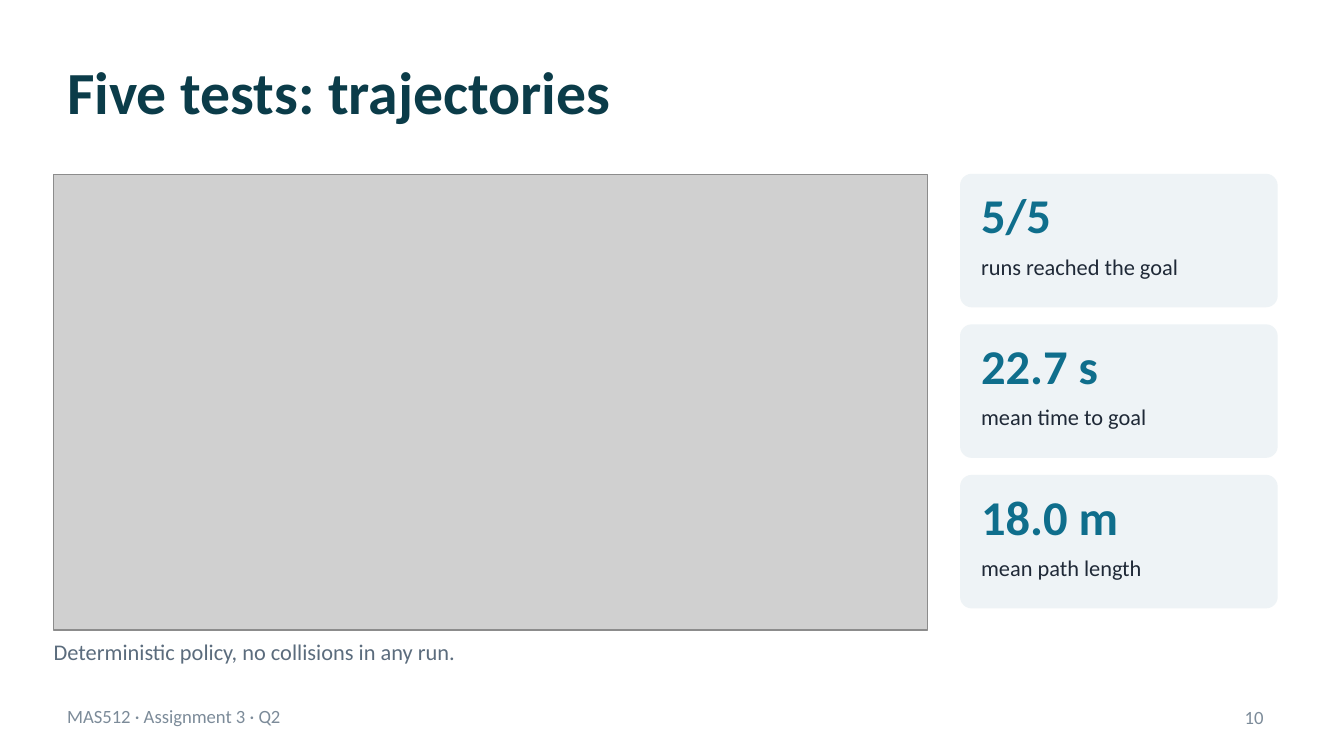
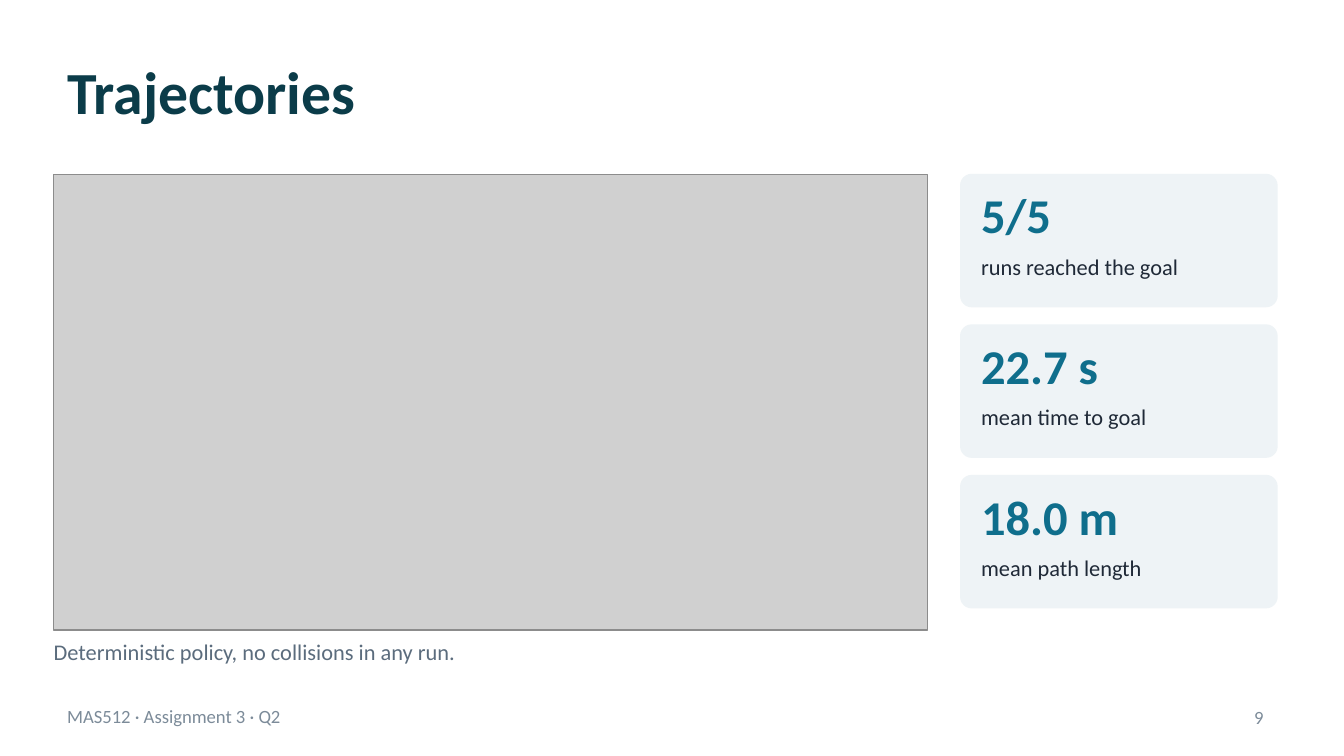
Before and after one commit to AreGundersen/MAS512, a slide deck: slide 9 of Assignment 3/MAS512_assignment3_gr5.pptx (slide 10 before the commit). Drawn at 1344x756 pixels with LibreOffice and Linux fonts; fonts in the diff are those of the drawing; grey boxes stand for pictures. Boxes give left, top, right and bottom in pixels: in the first picture for what was removed or moved away, otherwise in the second. Text is boxed around its words. In the diff, an @@ line names an element or a change of style, - is before the commit and + after.

```diff
--- a/Assignment 3/MAS512_assignment3_gr5.pptx
+++ b/Assignment 3/MAS512_assignment3_gr5.pptx
@@ title at <box>67,72,355,124</box>: text changed @@
-Five tests: trajectories
+Trajectories
@@ page number at <box>1254,712,1263,724</box>: text changed @@
-10
+9
```
Also in this commit, not shown: 7 other slides changed, 1 slide added, 2 slides removed.
